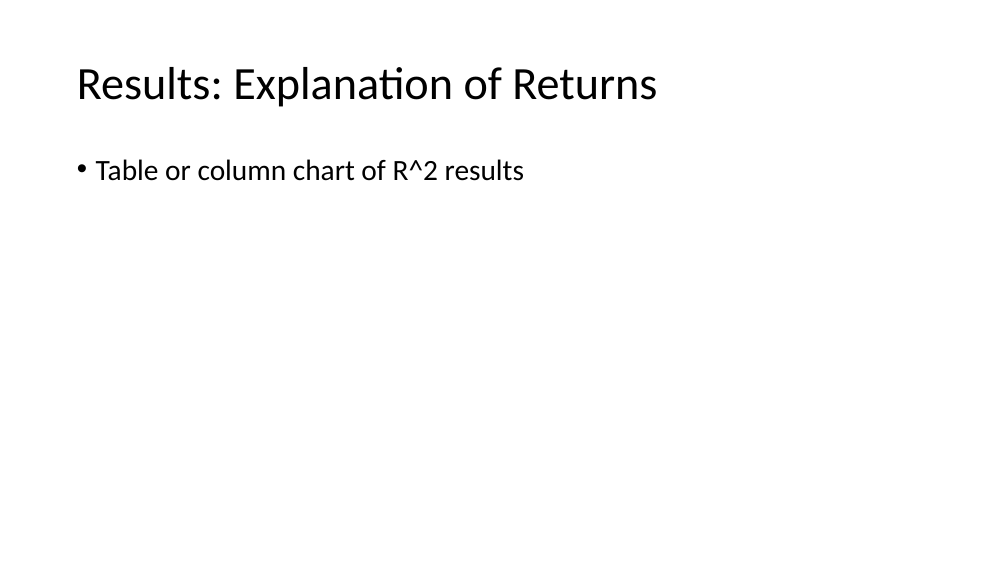
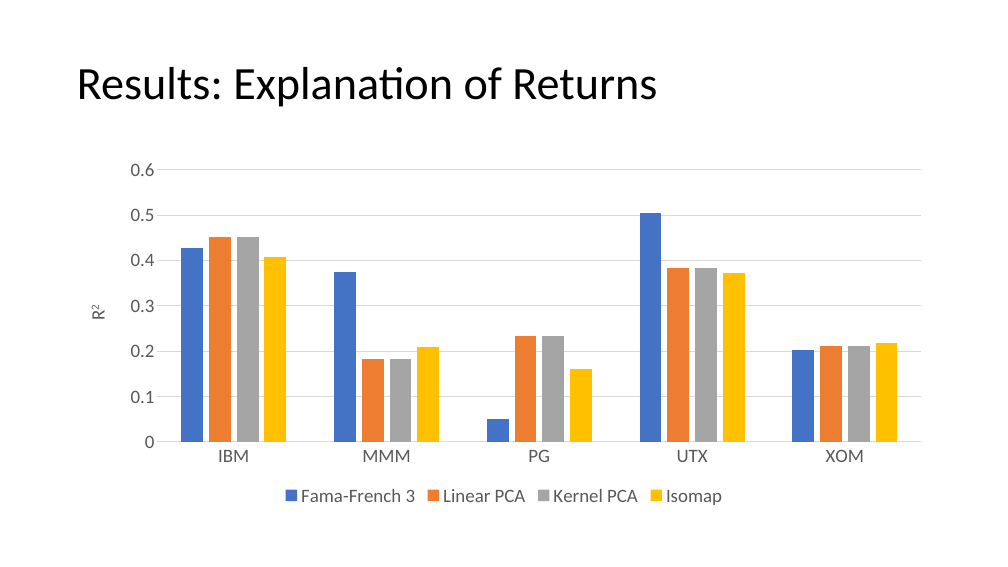
Before and after one commit to jgdenby/PortfolioFactorAnalysis, a slide deck: slide 7 of Final Presentation_DRAFT.pptx. Drawn at 1008x567 pixels with LibreOffice and Linux fonts; fonts in the diff are those of the drawing. Boxes give left, top, right and bottom in pixels: in the first picture for what was removed or moved away, otherwise in the second. Text is boxed around its words. In the diff, an @@ line names an element or a change of style, - is before the commit and + after.

```diff
--- a/Final Presentation_DRAFT.pptx
+++ b/Final Presentation_DRAFT.pptx
@@ column chart added at [70,151,939,511] @@
+categories: IBM, MMM, PG, UTX, XOM
+Fama-French 3: 0.43, 0.37, 0.05, 0.5, 0.2
+Linear PCA: 0.45, 0.18, 0.23, 0.38, 0.21
+Kernel PCA: 0.45, 0.18, 0.23, 0.38, 0.21
+Isomap: 0.41, 0.21, 0.16, 0.37, 0.22
@@ text removed at [96,159,524,181] @@
-• Table or column chart of R^2 results
```
Also in this commit, not shown: 1 other slide changed, 4 other files.
